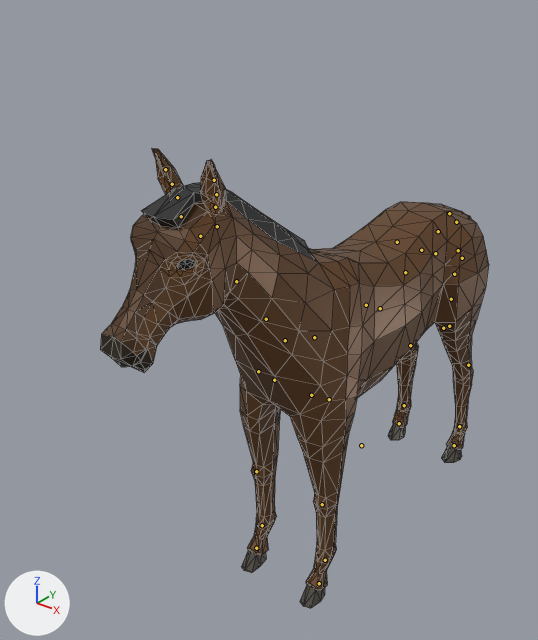
An edit to the glTF model assets/models/animals/Horse.glb, drawn before and after from the same camera.
Both versions are drawn from a 50 mm lens placed at (3.64, -6.27, 6.01), pointed at (-0.65, -0.91, 2.68). The axes (+X, +Y, +Z) are drawn at lower left. The lights are the same throughout. The older version comes first. The bones that change, and the others that lie on the model, are drawn over the model as lines. Mesh edges are drawn as thin lines.

The first picture shows 'Horse'.
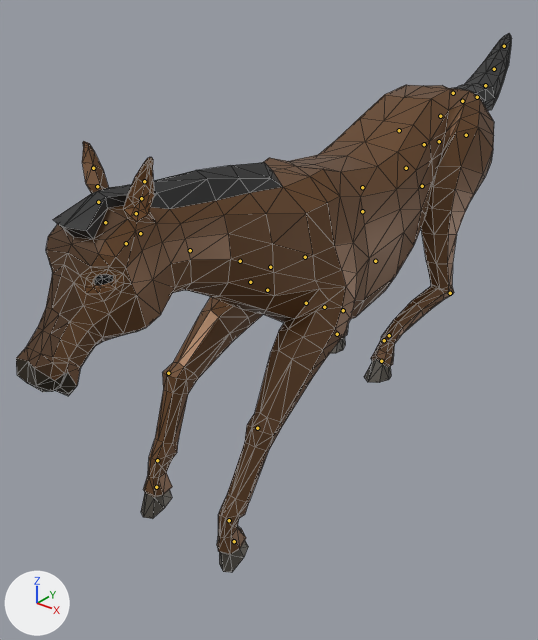
The newer file adds an action. The first version stands in its rest pose; the second is drawn at frame 21 of the action 'Jump_toIdle'.

Pixel boxes (x1, y1, x2, y2) of what changed, in the pictures (538 x 640 px):
'Horse', posed (27% wider, 17% taller)
    before: (100, 148, 489, 609)
    after: (16, 33, 512, 573)
bone 'Body', root to tip
    before: (361, 445) to (361, 444)
    after: (384, 340) to (384, 338)
bone 'Back', root to tip
    before: (438, 231) to (437, 232)
    after: (440, 116) to (440, 116)
bone 'Neck1', root to tip
    before: (285, 340) to (285, 340)
    after: (270, 267) to (270, 267)
bone 'Neck3', root to tip
    before: (236, 281) to (236, 281)
    after: (190, 250) to (189, 250)
bone 'Head', root to tip
    before: (200, 236) to (200, 236)
    after: (126, 243) to (125, 244)
bone 'Ear2.L', root to tip
    before: (215, 207) to (215, 206)
    after: (136, 213) to (136, 212)
bone 'Ear2.R', root to tip
    before: (177, 197) to (177, 197)
    after: (98, 202) to (98, 201)
bone 'FrontShoulder.L', root to tip
    before: (311, 395) to (312, 395)
    after: (306, 303) to (307, 303)
bone 'FrontUpperLeg.L', root to tip
    before: (329, 399) to (329, 401)
    after: (324, 307) to (323, 308)
bone 'FrontLowerLeg.L', root to tip
    before: (322, 504) to (322, 505)
    after: (257, 428) to (257, 429)
bone 'FrontShoulder.R', root to tip
    before: (274, 380) to (273, 379)
    after: (267, 290) to (266, 289)
bone 'FrontUpperLeg.R', root to tip
    before: (258, 371) to (258, 372)
    after: (250, 282) to (249, 282)
bone 'FrontLowerLeg.R', root to tip
    before: (256, 471) to (256, 472)
    after: (168, 373) to (168, 374)
bone 'BackShoulder.L', root to tip
    before: (435, 253) to (436, 253)
    after: (439, 141) to (439, 141)
bone 'BackLeg.L', root to tip
    before: (462, 258) to (462, 258)
    after: (466, 135) to (465, 135)
bone 'BackUpperLeg.L', root to tip
    before: (443, 328) to (443, 328)
    after: (422, 186) to (422, 187)
bone 'BackLowerLeg.L', root to tip
    before: (468, 365) to (468, 365)
    after: (450, 293) to (449, 293)
bone 'BackShoulder.R', root to tip
    before: (421, 250) to (421, 250)
    after: (424, 144) to (423, 144)
bone 'BackLeg.R', root to tip
    before: (397, 242) to (396, 242)
    after: (399, 130) to (399, 131)
bone 'BackUpperLeg.R', root to tip
    before: (380, 308) to (380, 309)
    after: (362, 187) to (362, 188)
bone 'BackLowerLeg.R', root to tip
    before: (410, 345) to (410, 346)
    after: (375, 261) to (375, 262)
bone 'Tail3', root to tip
    before: (456, 222) to (456, 222)
    after: (462, 101) to (462, 101)
bone 'Tail4', root to tip
    before: (458, 250) to (458, 250)
    after: (477, 97) to (477, 97)
bone 'Tail5', root to tip
    before: (454, 274) to (454, 274)
    after: (485, 85) to (485, 85)
bone 'Tail7', root to tip
    before: (449, 326) to (449, 326)
    after: (504, 46) to (504, 45)
bone 'IKBackLeg.L', root to tip
    before: (459, 426) to (459, 428)
    after: (389, 335) to (388, 337)
bone 'IKFrontLeg.L', root to tip
    before: (325, 560) to (324, 561)
    after: (229, 520) to (229, 522)
bone 'IKBackLeg.R', root to tip
    before: (404, 405) to (403, 406)
    after: (343, 310) to (342, 312)
bone 'IKFrontLeg.R', root to tip
    before: (262, 525) to (262, 526)
    after: (157, 460) to (157, 461)

The change in detail:
Bone 'Body' (bone_body) moves from (0.0, 0.0, 0.0) to (0.0, 0.0124, -0.0035).
Bone 'Body' (bone_body) turns from (0, 0, 0) to (12, -1, 0) degrees about its own x, y and z.
Bone 'Back' (bone_back) moves from (0.0, 0.0, 0.0) to (0.0, 0.0018, 0.0002).
Bone 'Neck1' (bone_neck1) turns from (0, 0, 0) to (-14, 0, 0) degrees about its own x, y and z.
Bone 'Neck3' (bone_neck3) turns from (0, 0, 0) to (-4, 0, 0) degrees about its own x, y and z.
Bone 'Head' (bone_head) turns from (0, 0, 0) to (27, 0, 0) degrees about its own x, y and z.
Bone 'Ear2.L' (bone_ear2_l) turns from (0, 0, 0) to (-3, 31, 26) degrees about its own x, y and z.
Bone 'Ear2.R' (bone_ear2_r) turns from (0, 0, 0) to (-2, -32, -27) degrees about its own x, y and z.
Bone 'FrontShoulder.L' (bone_frontshoulder_l) moves from (0.0, 0.0, 0.0) to (-0.0016, 0.0002, -0.0002).
Bone 'FrontUpperLeg.L' (bone_frontupperleg_l) turns from (0, 0, 0) to (-61, -1, -2) degrees about its own x, y and z.
Bone 'FrontLowerLeg.L' (bone_frontlowerleg_l) turns from (0, 0, 0) to (-12, 0, 0) degrees about its own x, y and z.
Bone 'FrontShoulder.R' (bone_frontshoulder_r) moves from (0.0, 0.0, 0.0) to (0.0016, 0.0002, -0.0002).
Bone 'FrontUpperLeg.R' (bone_frontupperleg_r) turns from (0, 0, 0) to (-76, -1, -3) degrees about its own x, y and z.
Bone 'FrontLowerLeg.R' (bone_frontlowerleg_r) turns from (0, 0, 0) to (-40, 0, 0) degrees about its own x, y and z.
Bone 'BackShoulder.L' (bone_backshoulder_l) turns from (0, 0, 0) to (2, -55, 15) degrees about its own x, y and z.
Bone 'BackLeg.L' (bone_backleg_l) turns from (0, 0, 0) to (-1, -2, 5) degrees about its own x, y and z.
Bone 'BackUpperLeg.L' (bone_backupperleg_l) turns from (0, 0, 0) to (12, 2, 3) degrees about its own x, y and z.
Bone 'BackLowerLeg.L' (bone_backlowerleg_l) turns from (0, 0, 0) to (47, 0, -1) degrees about its own x, y and z.
Bone 'BackShoulder.R' (bone_backshoulder_r) moves from (0.0, 0.0, 0.0) to (-0.0007, -0.0001, 0.0).
Bone 'BackShoulder.R' (bone_backshoulder_r) turns from (0, 0, 0) to (-4, 44, -17) degrees about its own x, y and z.
Bone 'BackLeg.R' (bone_backleg_r) turns from (0, 0, 0) to (-1, 3, -6) degrees about its own x, y and z.
Bone 'BackUpperLeg.R' (bone_backupperleg_r) turns from (0, 0, 0) to (18, -3, -5) degrees about its own x, y and z.
Bone 'BackLowerLeg.R' (bone_backlowerleg_r) turns from (0, 0, 0) to (56, -1, 3) degrees about its own x, y and z.
Bone 'Tail3' (bone_tail3) turns from (0, 0, 0) to (57, -4, 2) degrees about its own x, y and z.
Bone 'Tail4' (bone_tail4) turns from (0, 0, 0) to (42, -2, 5) degrees about its own x, y and z.
Bone 'Tail5' (bone_tail5) turns from (0, 0, 0) to (7, 0, 0) degrees about its own x, y and z.
Bone 'Tail7' (bone_tail7) turns from (0, 0, 0) to (-29, 0, 1) degrees about its own x, y and z.
Bone 'IKBackLeg.L' (bone_ikbackleg_l) moves from (0.0, 0.0, 0.0) to (0.0, -0.0128, -0.0281).
Bone 'IKBackLeg.L' (bone_ikbackleg_l) turns from (0, 0, 0) to (-2, 0, 0) degrees about its own x, y and z.
Bone 'IKFrontLeg.L' (bone_ikfrontleg_l) moves from (0.0, 0.0, 0.0) to (0.0, -0.0086, -0.019).
Bone 'IKFrontLeg.L' (bone_ikfrontleg_l) turns from (0, 0, 0) to (34, 0, 0) degrees about its own x, y and z.
Bone 'IKBackLeg.R' (bone_ikbackleg_r) moves from (0.0, 0.0, 0.0) to (0.0, -0.0132, -0.0235).
Bone 'IKFrontLeg.R' (bone_ikfrontleg_r) moves from (0.0, 0.0, 0.0) to (0.0, -0.0106, -0.0196).
Bone 'IKFrontLeg.R' (bone_ikfrontleg_r) turns from (0, 0, 0) to (15, 0, 0) degrees about its own x, y and z.
